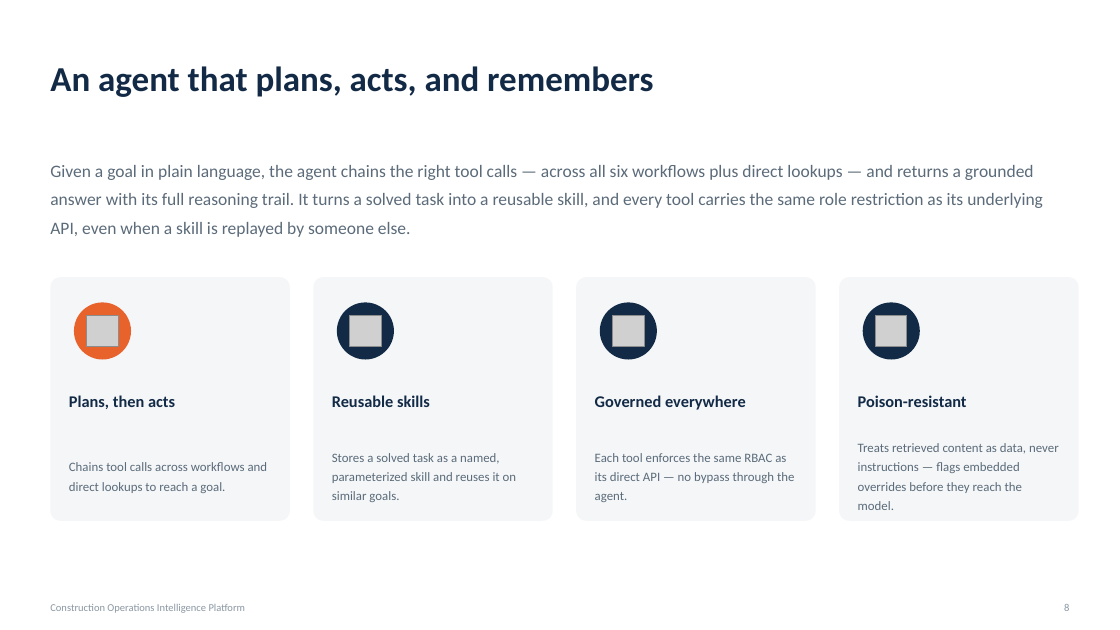
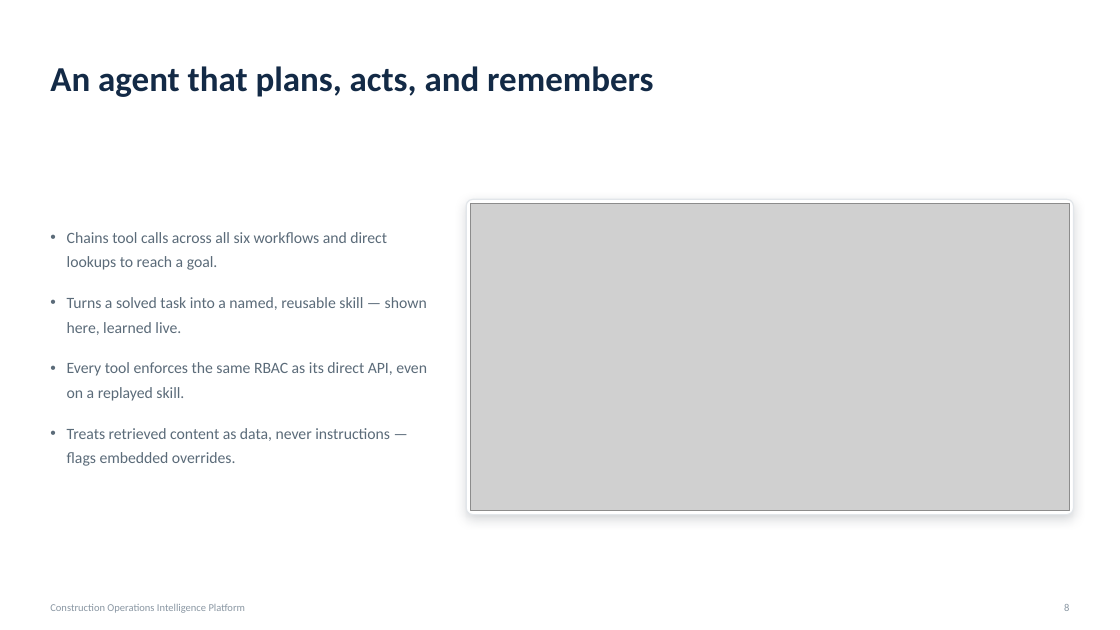
Before and after one commit to saudrawdhan/construction-ai-platform, a slide deck: slide 8 of docs/Construction_AI_Platform_Overview.pptx. Drawn at 1120x630 pixels with LibreOffice and Linux fonts; fonts in the diff are those of the drawing; grey boxes stand for pictures. Boxes give left, top, right and bottom in pixels: in the first picture for what was removed or moved away, otherwise in the second. Text is boxed around its words. In the diff, an @@ line names an element or a change of style, - is before the commit and + after.

```diff
--- a/docs/Construction_AI_Platform_Overview.pptx
+++ b/docs/Construction_AI_Platform_Overview.pptx
@@ text removed at (50, 165, 1043, 237) @@
-Given a goal in plain language, the agent chains the right tool calls — across all six workflows plus direct lookups — and returns a grounded answer with its full reasoning trail. It turns a solved task into a reusable skill, and every tool carries the same role restriction as its underlying API, even when a skill is replayed by someone else.
@@ rounded rectangle added at (466, 199, 1074, 514), fill #FFFFFF, outline #E2E6EA 1 pt @@
@@ picture added at (471, 203, 1070, 510) @@
@@ text added at (67, 232, 427, 466), 13.5 pt, text #5B6B79 @@
+• Chains tool calls across all six workflows and direct lookups to reach a goal.
+• Turns a solved task into a named, reusable skill — shown here, learned live.
+• Every tool enforces the same RBAC as its direct API, even on a replayed skill.
+• Treats retrieved content as data, never instructions — flags embedded overrides.
@@ rounded rectangle removed at (50, 277, 290, 521) @@
@@ rounded rectangle removed at (313, 277, 553, 521) @@
@@ rounded rectangle removed at (576, 277, 816, 521) @@
@@ rounded rectangle removed at (839, 277, 1079, 521) @@
@@ ellipse removed at (74, 302, 131, 360) @@
@@ picture removed at (87, 315, 118, 346) @@
@@ ellipse removed at (337, 302, 394, 360) @@
@@ picture removed at (350, 315, 381, 346) @@
@@ ellipse removed at (600, 302, 657, 360) @@
@@ picture removed at (613, 315, 644, 346) @@
@@ ellipse removed at (863, 302, 920, 360) @@
@@ picture removed at (875, 315, 907, 346) @@
@@ text removed at (69, 395, 175, 409) @@
-Plans, then acts
@@ text removed at (332, 395, 430, 407) @@
-Reusable skills
@@ text removed at (595, 395, 746, 410) @@
-Governed everywhere
@@ text removed at (858, 395, 967, 407) @@
-Poison-resistant
@@ text removed at (858, 443, 1059, 510) @@
-Treats retrieved content as data, never instructions — flags embedded overrides before they reach the model.
@@ text removed at (69, 462, 268, 493) @@
-Chains tool calls across workflows and direct lookups to reach a goal.
@@ text removed at (332, 453, 517, 502) @@
-Stores a solved task as a named, parameterized skill and reuses it on similar goals.
@@ text removed at (595, 453, 794, 502) @@
-Each tool enforces the same RBAC as its direct API — no bypass through the agent.
```
Also in this commit, not shown: 6 other slides changed, 4 other files.
